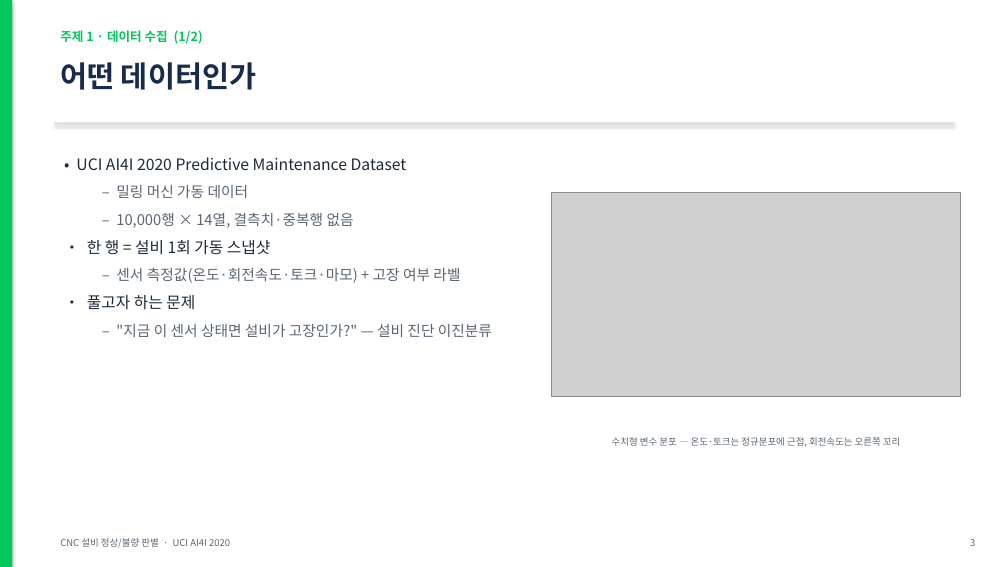
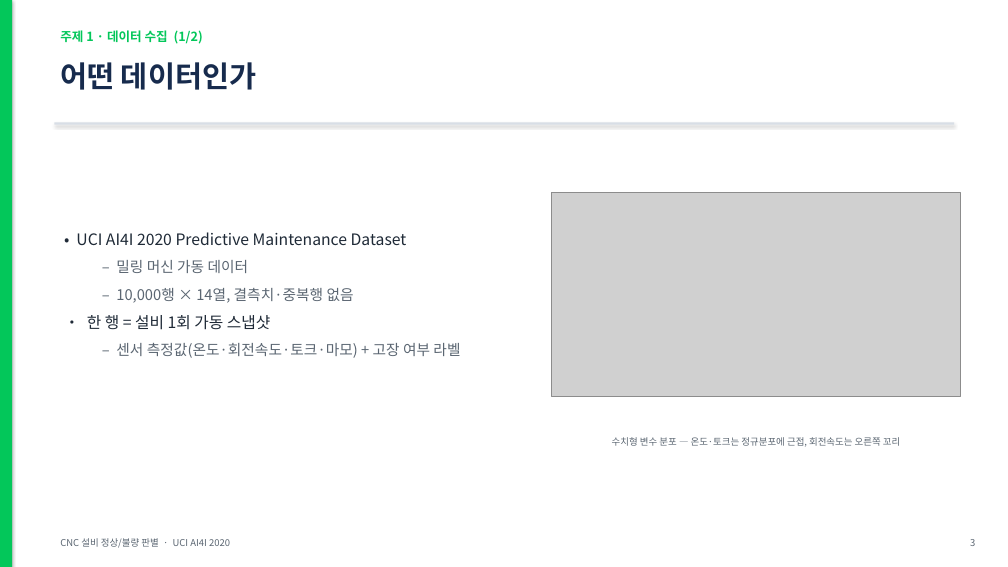
Before and after one commit to hmy7788/python_data_analyze, a slide deck: slide 3 of 발표자료_CNC설비_정상불량판별.pptx. Drawn at 1008x567 pixels with LibreOffice and Linux fonts; fonts in the diff are those of the drawing; grey boxes stand for pictures. Boxes give left, top, right and bottom in pixels: in the first picture for what was removed or moved away, otherwise in the second. Text is boxed around its words. In the diff, an @@ line names an element or a change of style, - is before the commit and + after.

Commit message:
docs: README.md에 EDA 및 모델링 흐름도 추가, 발표자료 업데이트

```diff
--- a/발표자료_CNC설비_정상불량판별.pptx
+++ b/발표자료_CNC설비_정상불량판별.pptx
@@ text "• UCI AI4I 2020 Predictive ...": place and size @@
-text "• UCI AI4I 2020 Predictive ..." at box(76, 157, 492, 337)
+text "• UCI AI4I 2020 Predictive ..." at box(76, 232, 460, 358)
@@ text at box(87, 295, 492, 337): paragraphs removed @@
-• 풀고자 하는 문제
-  – "지금 이 센서 상태면 설비가 고장인가?" — 설비 진단 이진분류
```
Also in this commit, not shown: 4 other slides changed, 1 other file.
